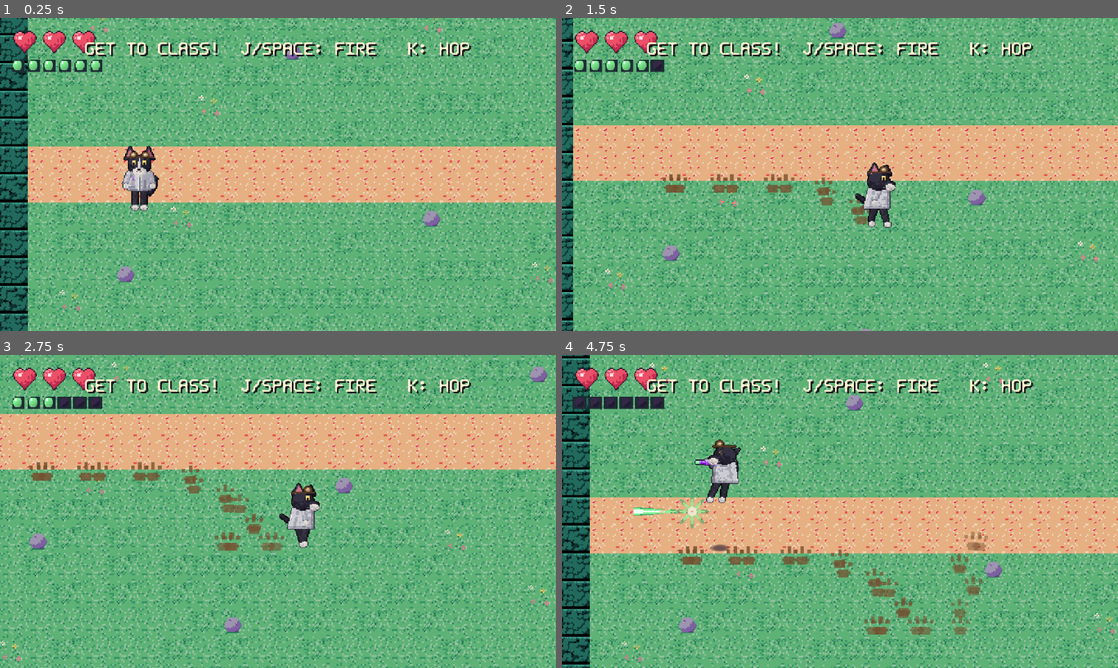
Above: before the commit, frames 1-4 (two rows, left to right).
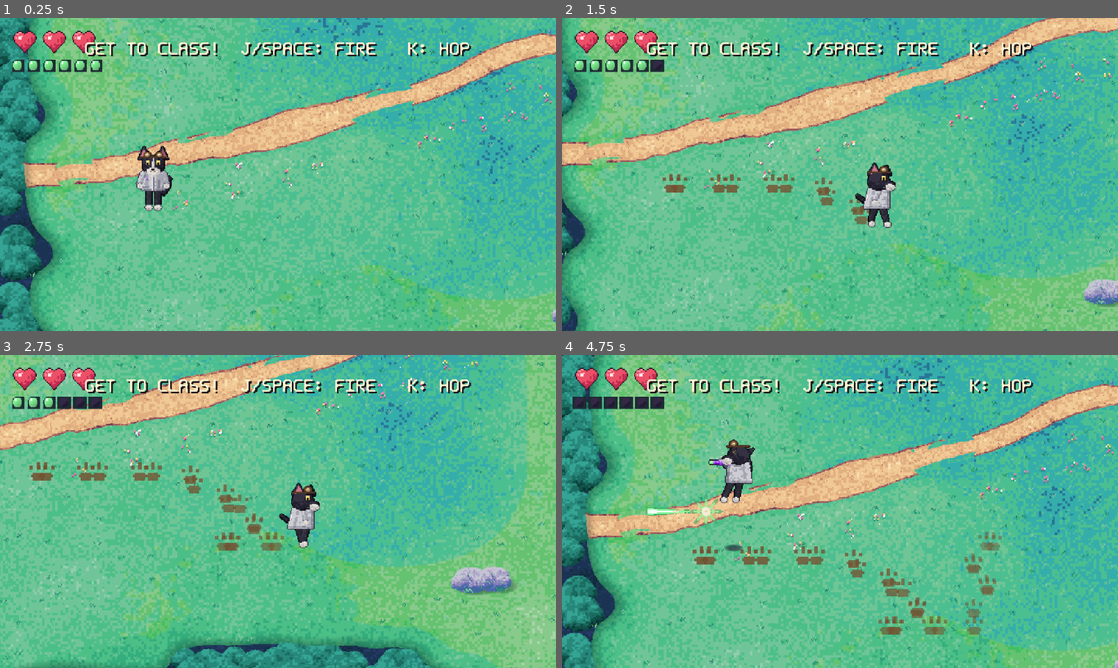
Above: after the commit, the same moments.

Repository: tcober/ProfessorPoopyPawsGodot
Game: Godot game, scene res://scene/intro_road.tscn
The game is run twice, just before and just after one commit, with the same random seed, the same clock (stepped at 60 frames per second) and the same inputs. This scene is started directly instead of the project's main scene.
Inputs:
- Up to frame 1 (0.25 s): no input
- Up to frame 2 (1.5 s): tap Enter (ui_accept) at 0.5, 0.8, 1.35 s; hold D (move_right) 0.53-1.28 s; hold J (attack) 0.53-1.28 s; tap K (jump) at 0.77, 1.07 s; hold S (move_down) from 1.28 s (still down)
- Up to frame 3 (2.75 s): tap K (jump) at 1.52, 1.82 s; tap J (attack) at 1.55 s; release S (move_down) at 2.03 s; hold D (move_right) from 2.03 s (still down); hold J (attack) from 2.03 s (still down); tap Enter (ui_accept) at 2.3 s
- Up to frame 4 (4.75 s): release D (move_right) at 2.78 s; release J (attack) at 2.78 s; hold W (move_up) 2.78-3.53 s; tap Enter (ui_accept) at 2.85, 3.8, 4.35 s; tap K (jump) at 3.02, 3.32, 3.77, 4.07, 4.52 s; tap J (attack) at 3.05, 4.55 s; hold J (attack) 3.53-4.28 s; hold A (move_left) from 3.53 s (still down)

The runs differ from the first frame. In frame 1, 81% of the frame differs, in the area x 0-100%, y 0-100%; in frame 2, 79%; in frame 3, 76%; in frame 4, 82%.

Commit message:
Painted-scene overhaul phase 4: road + yard painted scenes
Road: 80x23 map (S-curve avenue west->east, solid Academy block, forecourt)
painted 2560x736 with DAWN LIGHT FROM THE EAST, spline road via curve_field,
treeline walls, flower verges, boulders; intro_road on the painted stack with
anchor-driven spawn/door, y-sorted entities, paw-print trail preserved.
Yard: 20x12 map painted once in morning_yard palette (door path, flower beds,
hedge border, cottage cast shadow); night stays a CanvasModulate tint;
_paint_yard() deleted; both house variants on the painted ground.

Co-Authored-By: Claude Fable 5 <noreply@anthropic.com>

Diff:
--- a/scene/intro_house.gd
+++ b/scene/intro_house.gd
@@ -8,13 +8,13 @@
 const PRINT_TEX := preload("res://assets/props/paw_print.png")
 
 ## Paper Girls night: violet-magenta dusk instead of plain blue — still bright
-## enough that the bully reads.
+## enough that the bully reads. Applied over the ONE painted morning ground
+## (assets/_gen_scene_yard.py) — a single tint mechanism, no night repaint.
 const NIGHT := Color(0.55, 0.46, 0.98)
 
 ## false = night (Schweinler plants the bag), true = morning (Basil steps in it).
 @export var morning: bool = false
 
-@onready var ground: TileMapLayer = $Ground
 @onready var basil: AnimatedSprite2D = $Basil
 @onready var schweinler: AnimatedSprite2D = $Schweinler
 @onready var bag: Sprite2D = $PoopBag
@@ -25,30 +25,14 @@
 
 
 func _ready() -> void:
-	_paint_yard()
+	# Cutscene stage: actors tween (no physics), so the painted ground needs no
+	# collision layer — assets/maps/yard.txt exists for the painter and blocking.
 	if morning:
 		schweinler.visible = false
 		bag.visible = true
 	else:
 		tint.color = NIGHT
 	super._ready()
-
-
-func _paint_yard() -> void:
-	var flowers: Array[Vector2i] = [
-		Vector2i(4, 8), Vector2i(15, 8), Vector2i(16, 10), Vector2i(3, 10),
-		Vector2i(7, 9), Vector2i(13, 10), Vector2i(5, 11), Vector2i(17, 9),
-	]
-	for y in 12:
-		for x in 20:
-			var coords := Vector2i(0, 0)                     # grass
-			if (x == 9 or x == 10) and y >= 7:
-				coords = Vector2i(3, 0)                      # path from the door
-			elif flowers.has(Vector2i(x, y)):
-				coords = Vector2i(2, 0)                      # flowers
-			elif absi((x * 73856093) ^ (y * 19349663)) % 11 == 0:
-				coords = Vector2i(1, 0)                      # tufts
-			ground.set_cell(Vector2i(x, y), 0, coords)
 
 
 func _play() -> void:
--- a/scene/intro_house.tscn
+++ b/scene/intro_house.tscn
@@ -1,7 +1,7 @@
 [gd_scene load_steps=9 format=3]
 
 [ext_resource type="Script" path="res://scene/intro_house.gd" id="1_script"]
-[ext_resource type="TileSet" path="res://assets/tileset.tres" id="2_tiles"]
+[ext_resource type="Texture2D" path="res://assets/scenes/yard_ground.png" id="2_ground"]
 [ext_resource type="Texture2D" path="res://assets/props/poop_bag.png" id="3_bag"]
 [ext_resource type="SpriteFrames" path="res://entities/player/player_frames.tres" id="4_basil"]
 [ext_resource type="Texture2D" path="res://assets/props/house_front.png" id="5_house"]
@@ -13,8 +13,10 @@
 script = ExtResource("1_script")
 next_scene = "res://scene/intro_bedroom.tscn"
 
-[node name="Ground" type="TileMapLayer" parent="."]
-tile_set = ExtResource("2_tiles")
+[node name="Ground" type="Sprite2D" parent="."]
+texture = ExtResource("2_ground")
+centered = false
+texture_filter = 1
 
 [node name="Prints" type="Node2D" parent="."]
 
--- a/scene/intro_road.gd
+++ b/scene/intro_road.gd
@@ -3,50 +3,19 @@
 ## Opening scene, part 2 — PLAYABLE. Basil sprints the road to the Academy with poop
 ## on his paws (he leaves a fading trail of prints). A couple of slimes block the way:
 ## the player learns to fire and hop. Reaching the Academy doors starts the lecture.
+##
+## Painted scene: Ground/Overlay are single generated paintings
+## (assets/_gen_scene_road.py); collision comes from assets/maps/road.txt.
 
 const PRINT_TEX := preload("res://assets/props/paw_print.png")
 
-const TILE := 32
-## Legend: '#' hedge (solid) · '.' grass · '-' dirt path · 'f' flowers · 'r' rock
-const MAP: Array[String] = [
-	"################################################################################",
-	"#..............................................................................#",
-	"#..f..........f...............r......f................f........................#",
-	"#....r.................f..........................r............f...............#",
-	"#..........f..................................f.......................f........#",
-	"#.....................r................f.......................................#",
-	"#..f...........f...............................................r...............#",
-	"#.........r.....................f.....................f........................#",
-	"#...............................................f..............................#",
-	"#......f..............r........................................................#",
-	"#...............................................................f..............#",
-	"#------------------------------------------------------------------------------#",
-	"#------------------------------------------------------------------------------#",
-	"#.....f........r...............................f...............................#",
-	"#..........................f.......................................r...........#",
-	"#...r..............f..............r..................f.........................#",
-	"#.f..........................f.................................................#",
-	"#.....................f..................r.....................f...............#",
-	"#..........r...................................................................#",
-	"#..f...................................f.............r..........f..............#",
-	"#..............f...............................................................#",
-	"#.......................................................f......................#",
-	"################################################################################",
-]
-
-const T_GRASS := Vector2i(0, 0)
-const T_TUFT := Vector2i(1, 0)
-const T_FLOWERS := Vector2i(2, 0)
-const T_PATH := Vector2i(3, 0)
-const T_HEDGE_A := Vector2i(0, 1)
-const T_HEDGE_B := Vector2i(1, 1)
-const T_ROCK := Vector2i(2, 1)
-
+const MAP_PATH := "res://assets/maps/road.txt"
 const MAX_PRINTS := 26
 
-@onready var player: Player = $Player
+var map: Dictionary
+
+@onready var player: Player = $World/Player
 @onready var hud: HUD = $HUD
-@onready var ground: TileMapLayer = $Ground
 @onready var prints: Node2D = $Prints
 @onready var hint: Label = $UI/Hint
 
@@ -55,12 +24,16 @@
 
 
 func _ready() -> void:
-	_paint_map()
+	map = MapData.load_map(MAP_PATH)
+	PaintedMap.build_collision(map, $Collision)
+	player.position = MapData.anchor_px(map, "player_spawn")
+	$SchoolDoor.position = MapData.anchor_px(map, "school_door")
 	var cam: Camera2D = player.get_node("Camera2D")
+	var size := MapData.size_px(map)
 	cam.limit_left = 0
 	cam.limit_top = 0
-	cam.limit_right = MAP[0].length() * TILE
-	cam.limit_bottom = MAP.size() * TILE
+	cam.limit_right = int(size.x)
+	cam.limit_bottom = int(size.y)
 	hud.bind_health(player.health)
 	hud.bind_ammo(player)
 	_last_print_pos = player.global_position
@@ -83,31 +56,6 @@
 		_prints_left -= 1
 
 
-func _paint_map() -> void:
-	for y in MAP.size():
-		var row := MAP[y]
-		for x in row.length():
-			ground.set_cell(Vector2i(x, y), 0, _tile_for(row[x], x, y))
-
-
-func _tile_for(ch: String, x: int, y: int) -> Vector2i:
-	match ch:
-		"#":
-			return T_HEDGE_B if _cell_hash(x, y) % 4 == 0 else T_HEDGE_A
-		"-":
-			return T_PATH
-		"f":
-			return T_FLOWERS
-		"r":
-			return T_ROCK
-		_:
-			return T_TUFT if _cell_hash(x, y) % 10 < 3 else T_GRASS
-
-
-static func _cell_hash(x: int, y: int) -> int:
-	return absi((x * 73856093) ^ (y * 19349663))
-
-
 func _on_school_door(body: Node) -> void:
 	if body is Player:
 		get_tree().change_scene_to_file("res://scene/intro_hall.tscn")
--- a/scene/intro_road.tscn
+++ b/scene/intro_road.tscn
@@ -1,13 +1,15 @@
-[gd_scene load_steps=10 format=3]
+[gd_scene load_steps=12 format=3]
 
 [ext_resource type="Script" path="res://scene/intro_road.gd" id="1_script"]
-[ext_resource type="TileSet" path="res://assets/tileset.tres" id="2_tiles"]
+[ext_resource type="Texture2D" path="res://assets/scenes/road_ground.png" id="2_ground"]
 [ext_resource type="PackedScene" path="res://entities/player/player.tscn" id="3_player"]
 [ext_resource type="PackedScene" path="res://entities/enemies/slime.tscn" id="4_slime"]
 [ext_resource type="PackedScene" path="res://entities/pickups/beaker.tscn" id="5_beaker"]
 [ext_resource type="PackedScene" path="res://scene/hud.tscn" id="6_hud"]
 [ext_resource type="Texture2D" path="res://assets/props/school_front.png" id="7_school"]
 [ext_resource type="FontFile" path="res://assets/font/pixel_font.fnt" id="8_font"]
+[ext_resource type="TileSet" path="res://assets/collision_tileset.tres" id="9_collision"]
+[ext_resource type="Texture2D" path="res://assets/scenes/road_overlay.png" id="10_overlay"]
 
 [sub_resource type="RectangleShape2D" id="RectangleShape2D_door"]
 size = Vector2(176, 48)
@@ -15,8 +17,13 @@
 [node name="IntroRoad" type="Node2D"]
 script = ExtResource("1_script")
 
-[node name="Ground" type="TileMapLayer" parent="."]
-tile_set = ExtResource("2_tiles")
+[node name="Ground" type="Sprite2D" parent="."]
+texture = ExtResource("2_ground")
+centered = false
+texture_filter = 1
+
+[node name="Collision" type="TileMapLayer" parent="."]
+tile_set = ExtResource("9_collision")
 
 [node name="Prints" type="Node2D" parent="."]
 
@@ -25,27 +32,35 @@
 texture = ExtResource("7_school")
 
 [node name="SchoolDoor" type="Area2D" parent="."]
-position = Vector2(2112, 344)
+position = Vector2(2128, 336)
 collision_layer = 0
 collision_mask = 2
 
 [node name="CollisionShape2D" type="CollisionShape2D" parent="SchoolDoor"]
 shape = SubResource("RectangleShape2D_door")
 
-[node name="Player" parent="." instance=ExtResource("3_player")]
-position = Vector2(160, 384)
+[node name="World" type="Node2D" parent="."]
+y_sort_enabled = true
 
-[node name="Slime" parent="." instance=ExtResource("4_slime")]
+[node name="Player" parent="World" instance=ExtResource("3_player")]
+position = Vector2(176, 400)
+
+[node name="Slime" parent="World" instance=ExtResource("4_slime")]
 position = Vector2(860, 384)
 
-[node name="Slime2" parent="." instance=ExtResource("4_slime")]
+[node name="Slime2" parent="World" instance=ExtResource("4_slime")]
 position = Vector2(1400, 500)
 
-[node name="Slime3" parent="." instance=ExtResource("4_slime")]
-position = Vector2(1760, 300)
+[node name="Slime3" parent="World" instance=ExtResource("4_slime")]
+position = Vector2(1800, 480)
 
-[node name="Beaker" parent="." instance=ExtResource("5_beaker")]
+[node name="Beaker" parent="World" instance=ExtResource("5_beaker")]
 position = Vector2(1200, 360)
+
+[node name="Overlay" type="Sprite2D" parent="."]
+texture = ExtResource("10_overlay")
+centered = false
+texture_filter = 1
 
 [node name="HUD" parent="." instance=ExtResource("6_hud")]
 
Not shown, added: assets/maps/yard.txt
Binary file added: assets/scenes/road_ground.png
Not shown, added: assets/scenes/road_ground.png.import
Binary file added: assets/scenes/road_overlay.png
Not shown, added: assets/scenes/road_overlay.png.import
Binary file added: assets/scenes/yard_ground.png
Not shown, added: assets/scenes/yard_ground.png.import
Binary file added: assets/scenes/yard_overlay.png
Not shown, added: assets/scenes/yard_overlay.png.import
Not shown, changed: assets/_check_art.py
Not shown, added: assets/_gen_scene_road.py
Not shown, added: assets/_gen_scene_yard.py
(and 1 more such lines)
